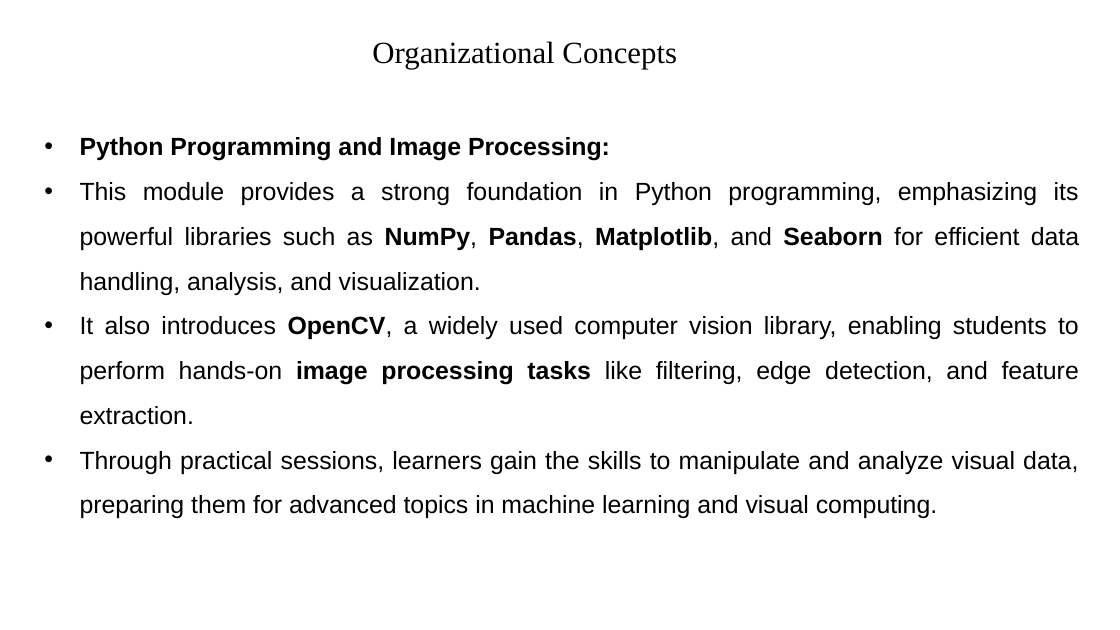
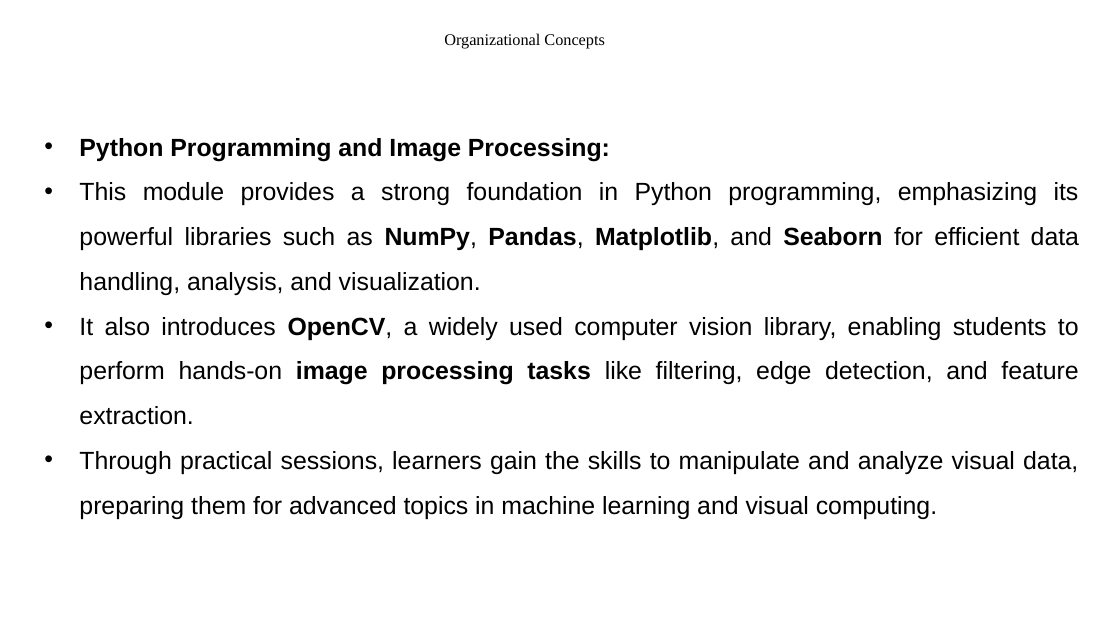
Before and after one commit to veerasagar/CoE-VC, a slide deck: slide 6 of Xception/Internship Phase 1.pptx. Drawn at 1120x630 pixels with LibreOffice and Linux fonts; fonts in the diff are those of the drawing; background and template pictures are left out. Boxes give left, top, right and bottom in pixels: in the first picture for what was removed or moved away, otherwise in the second. Text is boxed around its words. In the diff, an @@ line names an element or a change of style, - is before the commit and + after.

```diff
--- a/Xception/Internship Phase 1.pptx
+++ b/Xception/Internship Phase 1.pptx
@@ title "Organizational Concepts" at [444, 33, 604, 49]: size 19.8 to 10.4 pt; line spacing 1 to 0.8 @@
```
Also in this commit, not shown: 4 other slides changed.
